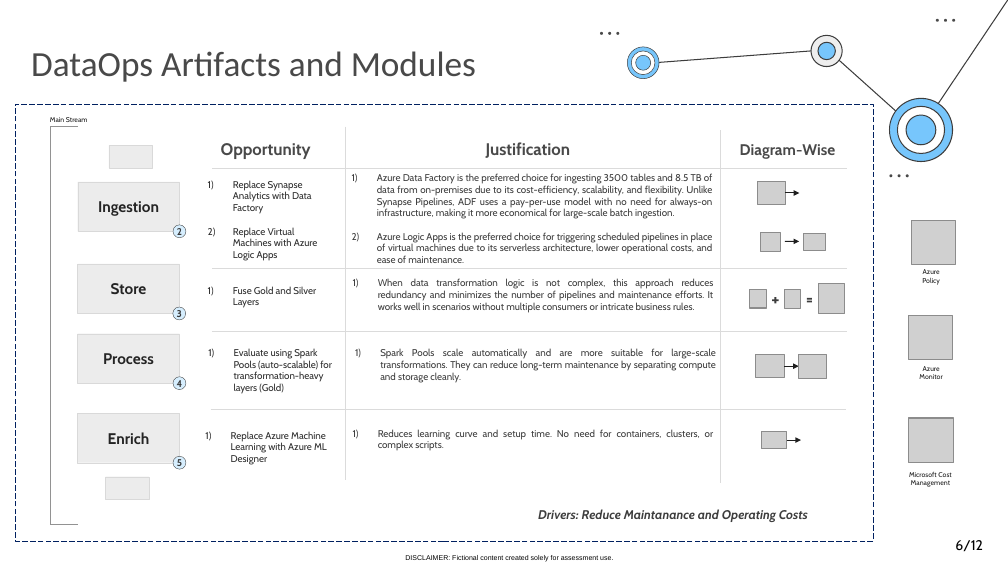
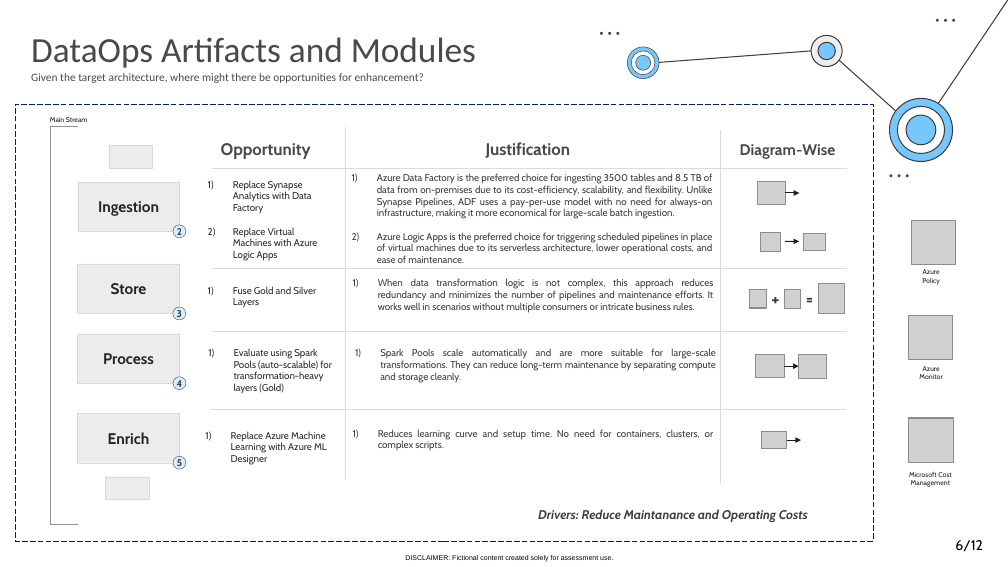
Before and after one commit to Nesk95/Allianz_BusinessCase, a slide deck: slide 6 of Allianz Business Case - Presentation.pptx. Drawn at 1008x567 pixels with LibreOffice and Linux fonts; fonts in the diff are those of the drawing; grey boxes stand for pictures; background and template pictures are left out. Boxes give left, top, right and bottom in pixels: in the first picture for what was removed or moved away, otherwise in the second. Text is boxed around its words. In the diff, an @@ line names an element or a change of style, - is before the commit and + after.

```diff
--- a/Allianz Business Case - Presentation.pptx
+++ b/Allianz Business Case - Presentation.pptx
@@ title at bbox=[31, 37, 476, 83]: text changed; size 25.2 to 8.1 pt @@
-DataOps Artifacts and Modules
+DataOps Artifacts and Modules
+Given the target architecture, where might there be opportunities for enhancement?
```
Also in this commit, not shown: 6 other slides changed.
